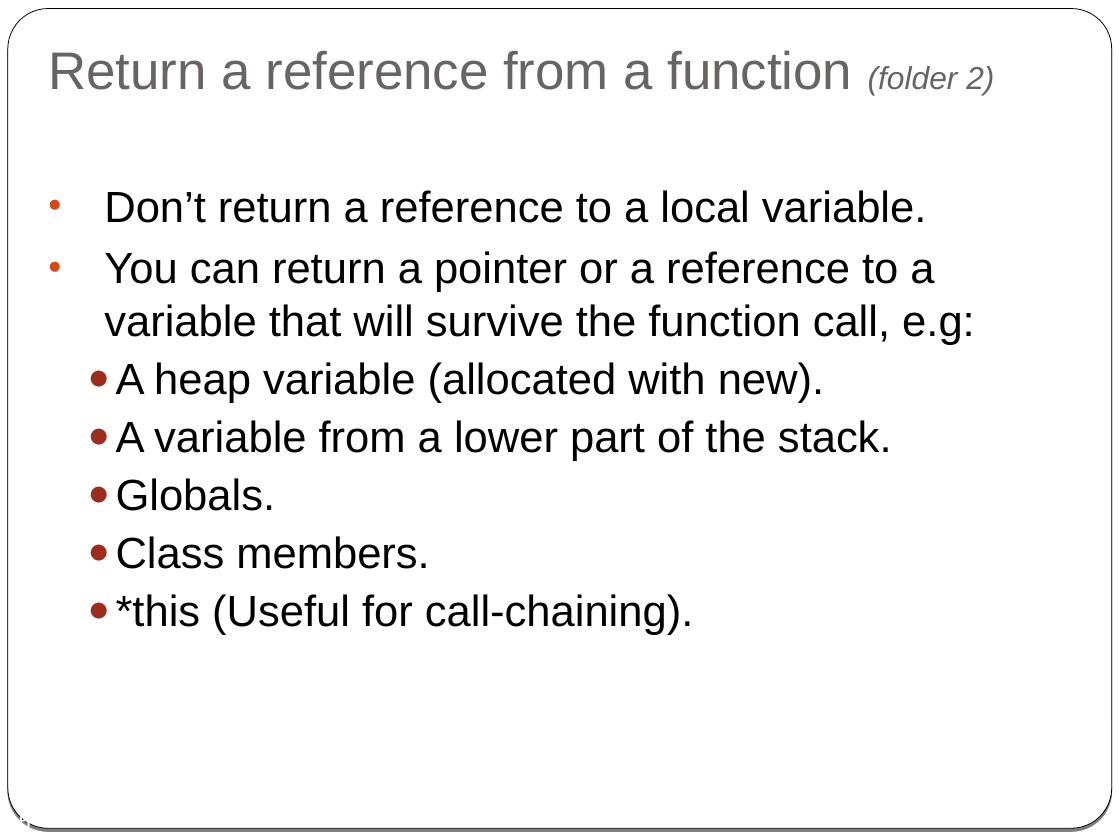
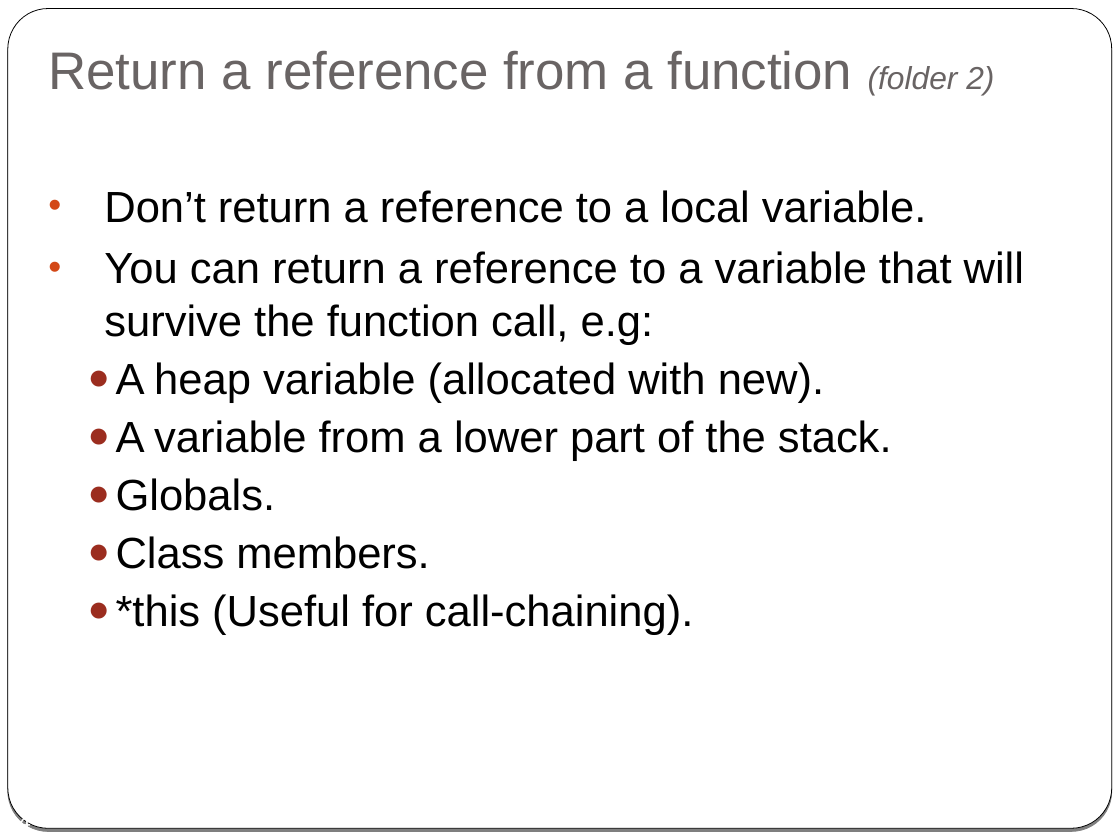
Before and after one commit to cpp-at-ariel/cpp-5779, a slide deck: slide 14 of week03-reference-const/slides-2-reference.odp (slide 15 before the commit). Drawn at 1120x840 pixels with LibreOffice and Linux fonts; fonts in the diff are those of the drawing. Boxes give left, top, right and bottom in pixels: in the first picture for what was removed or moved away, otherwise in the second. Text is boxed around its words. In the diff, an @@ line names an element or a change of style, - is before the commit and + after.

```diff
--- a/week03-reference-const/slides-2-reference.odp
+++ b/week03-reference-const/slides-2-reference.odp
@@ text at (x1=104, y1=251, x2=1024, y2=345): text changed @@
-• You can return a pointer or a reference to a variable that will survive the function call, e.g:
+• You can return a reference to a variable that will survive the function call, e.g:
@@ page number at (x1=6, y1=812, x2=30, y2=827): text changed @@
-15
+14
```
Also in this commit, not shown: 4 other slides changed, 1 slide removed, 13 other files.
